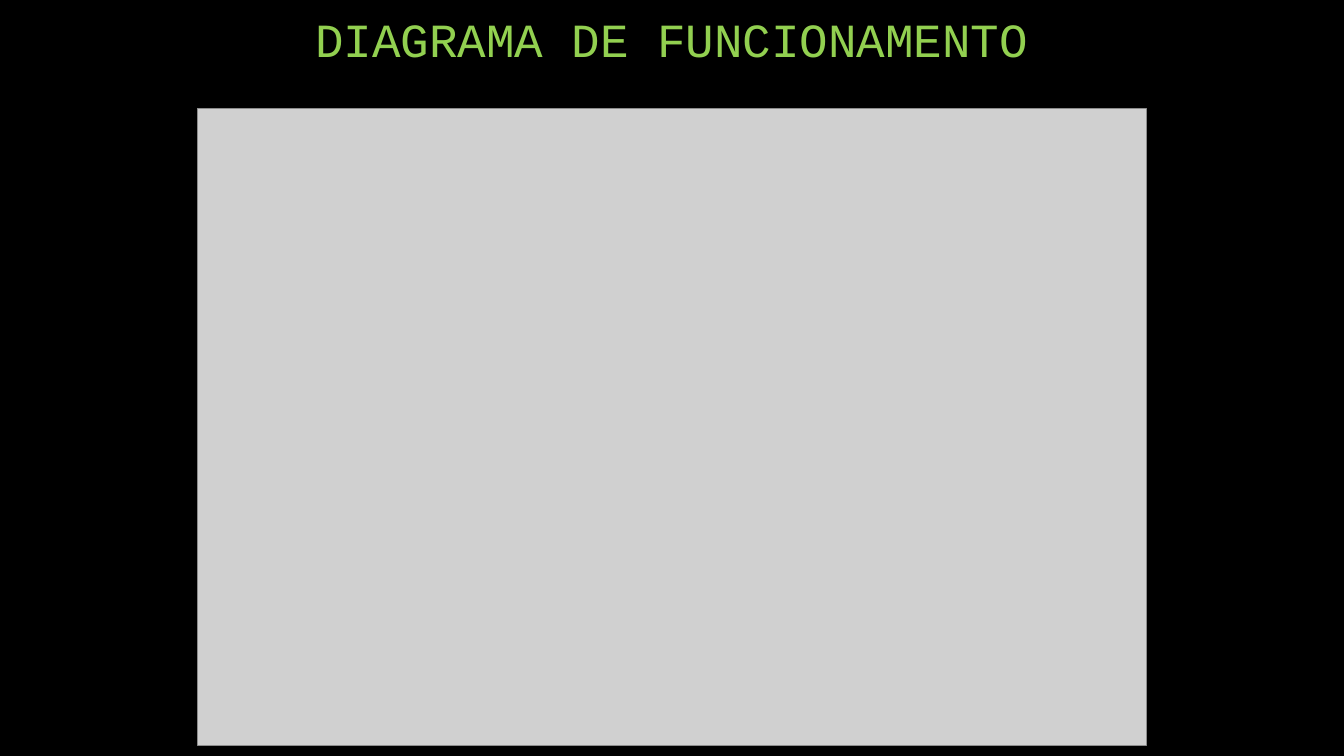
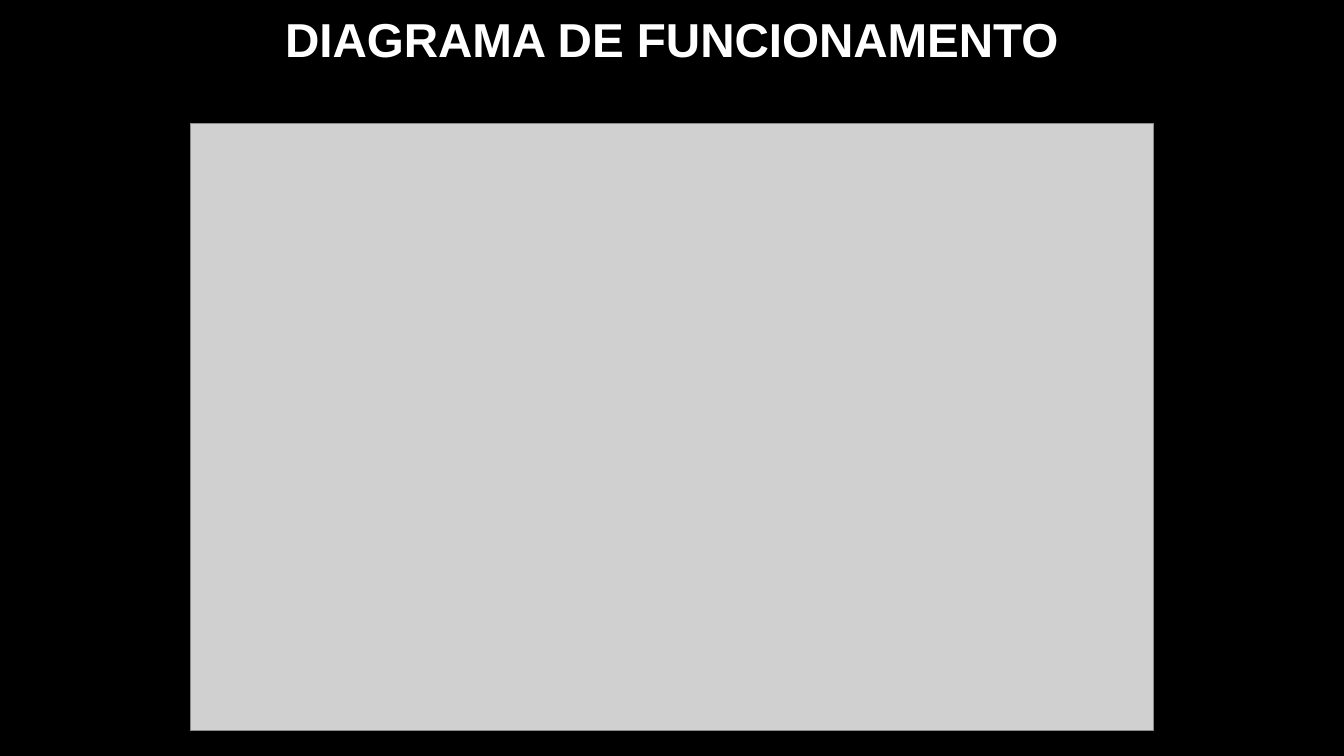
Before and after one commit to gabsoares/5by5-ApresentacaoDPCommand, a slide deck: slide 5 of DesignPatternCommand/Slide/ApresentacaoCommand.pptx. Drawn at 1344x756 pixels with LibreOffice and Linux fonts; fonts in the diff are those of the drawing; grey boxes stand for pictures. Boxes give left, top, right and bottom in pixels: in the first picture for what was removed or moved away, otherwise in the second. Text is boxed around its words. In the diff, an @@ line names an element or a change of style, - is before the commit and + after.

```diff
--- a/DesignPatternCommand/Slide/ApresentacaoCommand.pptx
+++ b/DesignPatternCommand/Slide/ApresentacaoCommand.pptx
@@ title "DIAGRAMA DE FUNCIONAMENTO" at (285, 23, 1058, 58): font Courier New to Arial, text colour #92D050 to #FFFFFF, bold on @@
@@ picture: place and size @@
-picture at (198, 108, 1146, 745)
+picture at (191, 124, 1153, 731)
```
Also in this commit, not shown: 7 other slides changed.
